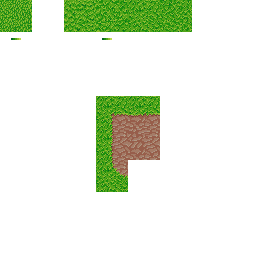
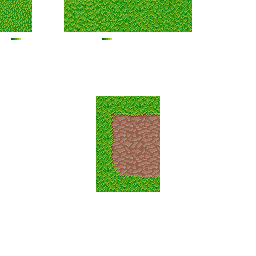
Revision of a layered 256 × 256 image; what changed, layer by layer:
painted on "dirt base" over [128, 160, 160, 192]
